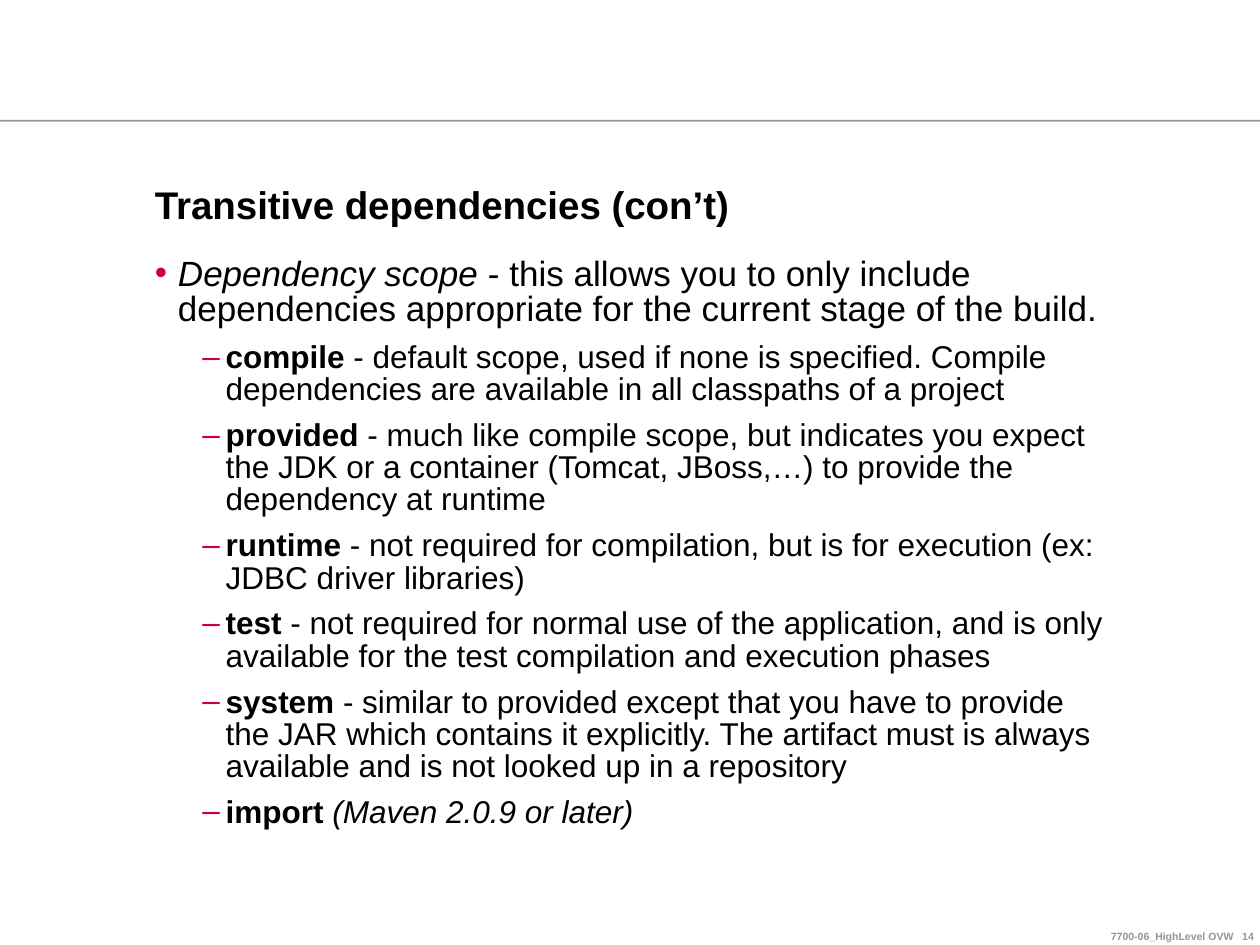
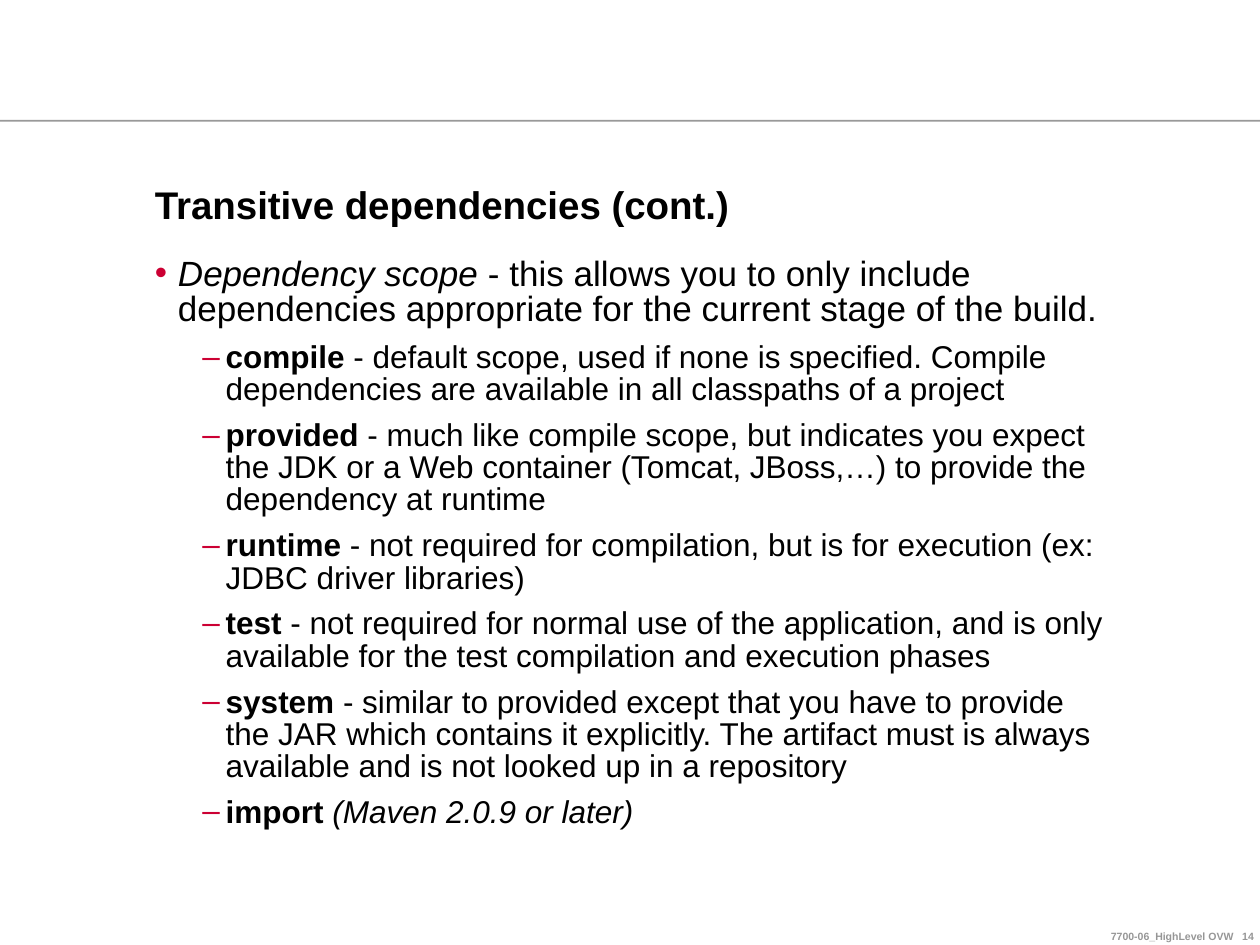
Before and after one commit to ndlongit/longnd-data, a slide deck: slide 14 of Document/Tutorial/Maven for Beginners.ppt. Drawn at 1260x945 pixels with LibreOffice and Linux fonts; fonts in the diff are those of the drawing; background and template pictures are left out. Boxes give left, top, right and bottom in pixels: in the first picture for what was removed or moved away, otherwise in the second. Text is boxed around its words. In the diff, an @@ line names an element or a change of style, - is before the commit and + after.

```diff
--- a/Document/Tutorial/Maven for Beginners.ppt
+++ b/Document/Tutorial/Maven for Beginners.ppt
@@ title at (x1=155, y1=191, x2=729, y2=227): text changed @@
-Transitive dependencies (con’t)
+Transitive dependencies (cont.)
@@ text at (x1=226, y1=423, x2=1086, y2=516): text changed @@
-  – provided - much like compile scope, but indicates you expect the JDK or a container (Tomcat, JBoss,…) to provide the dependency at runtime
+  – provided - much like compile scope, but indicates you expect the JDK or a Web container (Tomcat, JBoss,…) to provide the dependency at runtime
```
Also in this commit, not shown: 13 other slides changed.
